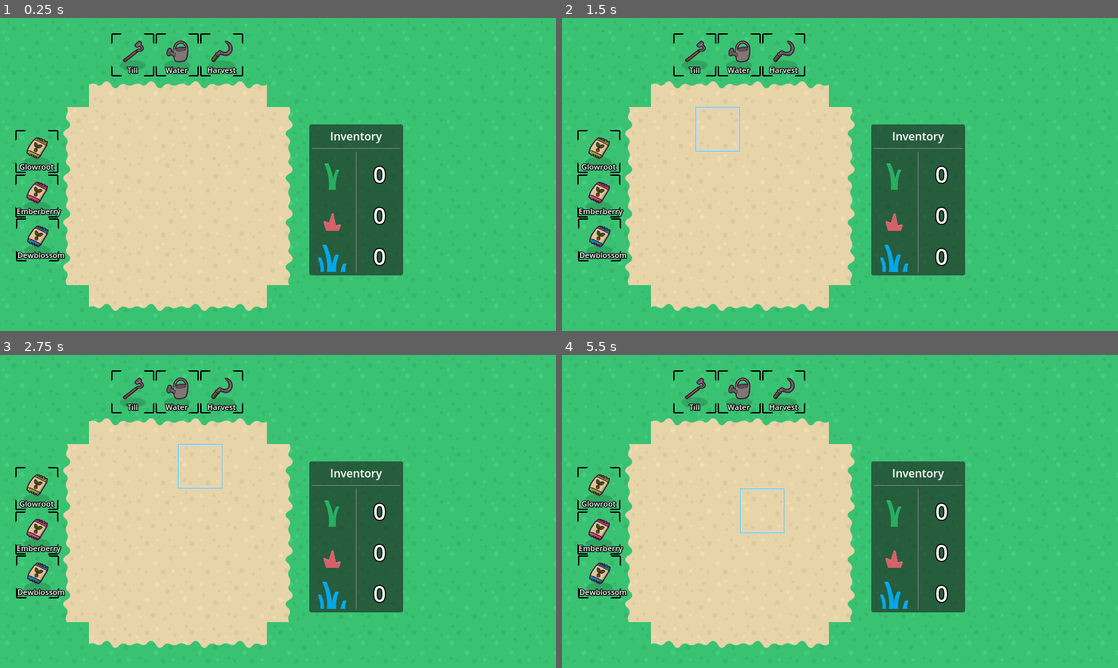
Above: before the commit, frames 1-4 (two rows, left to right).
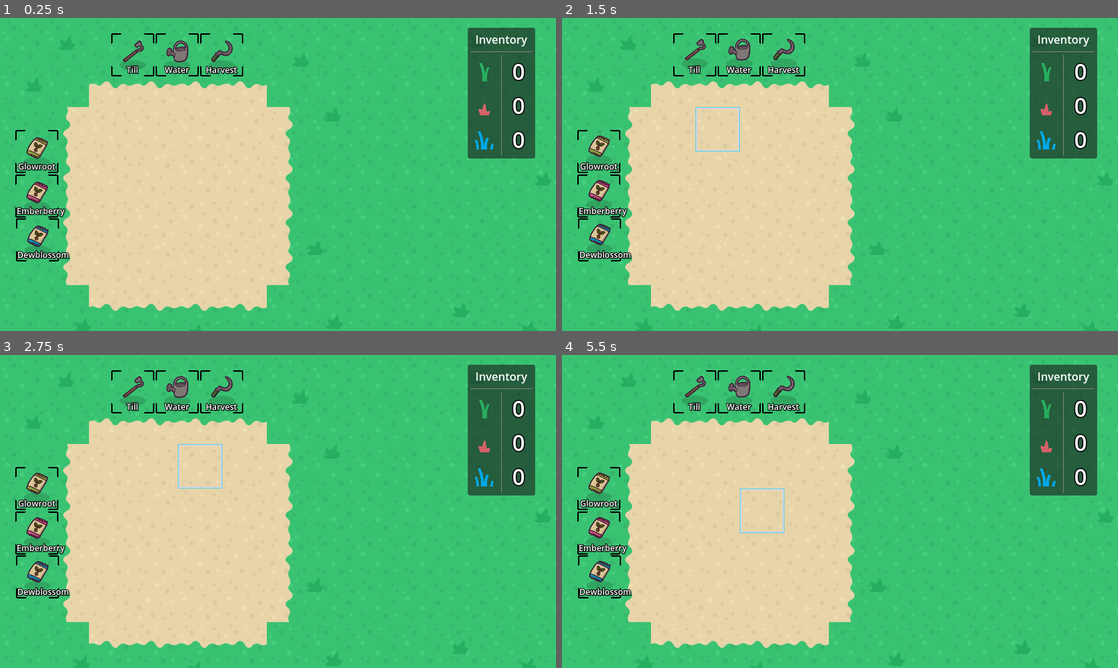
Above: after the commit, the same moments.

Repository: KurzweilTV/godotwild79
Game: Godot game, scene res://gameboard/Main.tscn
The game is run twice, just before and just after one commit, with the same random seed, the same clock (stepped at 60 frames per second) and the same inputs.
Inputs (mouse positions are in pixels of both pictures, inside the frame that each line leads up to):
- Up to frame 1 (0.25 s): no input
- Up to frame 2 (1.5 s): move the mouse to (673, 130) at 0.52 s; click (673, 130) at 0.67 s; move the mouse to (717, 130) at 1.27 s; click (717, 130) at 1.42 s
- Up to frame 3 (2.75 s): tap Enter at 2 s; move the mouse to (200, 467) at 2.02 s; click (200, 467) at 2.17 s
- Up to frame 4 (5.5 s): move the mouse to (806, 467) at 2.77 s; click (806, 467) at 2.92 s; move the mouse to (673, 511) at 3.52 s; click (673, 511) at 3.67 s; tap Space at 4.25 s; move the mouse to (717, 511) at 4.27 s; click (717, 511) at 4.42 s; move the mouse to (762, 511) at 5.02 s; click (762, 511) at 5.17 s

The runs differ from the first frame. In frame 1, 14% of the frame differs, in the area x 3-97%, y 3-98%; in frame 2, 15%; in frame 3, 15%; in frame 4, 15%.

Commit message:
adds lot of juice

Diff:
--- a/gameboard/Main.tscn
+++ b/gameboard/Main.tscn
@@ -25,7 +25,9 @@
 [ext_resource type="Texture2D" uid="uid://dr0nm5gp15c2o" path="res://crops/art/grass1.png" id="21_7624x"]
 [ext_resource type="LabelSettings" uid="uid://k7ywr16t344m" path="res://ui/inv_label_settings.tres" id="21_t4dus"]
 [ext_resource type="Texture2D" uid="uid://ctnhxkpc5idmk" path="res://crops/art/grass4.png" id="22_46mt3"]
+[ext_resource type="Texture2D" uid="uid://c7kwm2uiu0otl" path="res://crops/art/sparkle_particlepng.png" id="23_fnfwq"]
 [ext_resource type="AudioStream" uid="uid://duaidpw3p8e67" path="res://audio/music/FarmersMarket.mp3" id="26_nu03s"]
+[ext_resource type="PackedScene" uid="uid://d38jq6ycjg8fp" path="res://gameboard/decoration/grass_deco.tscn" id="27_nu03s"]
 
 [sub_resource type="TileSetAtlasSource" id="TileSetAtlasSource_jcyhx"]
 texture = ExtResource("1_2rh0h")
@@ -78,6 +80,28 @@
 sources/6 = SubResource("TileSetAtlasSource_j3nv7")
 sources/7 = SubResource("TileSetAtlasSource_7624x")
 
+[sub_resource type="Gradient" id="Gradient_jgy31"]
+offsets = PackedFloat32Array(0.0170455, 0.142045, 0.301136, 0.448864, 0.590909, 0.710227, 0.806818, 0.892045, 1)
+colors = PackedColorArray(1, 1, 1, 1, 1, 1, 0, 1, 1, 1, 1, 1, 1, 1, 0, 1, 1, 1, 1, 1, 1, 1, 0, 1, 1, 1, 1, 1, 1, 1, 0, 1, 1, 1, 1, 1)
+
+[sub_resource type="GradientTexture1D" id="GradientTexture1D_keahd"]
+gradient = SubResource("Gradient_jgy31")
+
+[sub_resource type="ParticleProcessMaterial" id="ParticleProcessMaterial_nu03s"]
+particle_flag_disable_z = true
+emission_shape_scale = Vector3(48, 48, 1)
+emission_shape = 3
+emission_box_extents = Vector3(1, 1, 1)
+angle_min = -126.0
+angle_max = 24.0
+direction = Vector3(1, -5, 0)
+initial_velocity_min = 75.0
+initial_velocity_max = 283.34
+gravity = Vector3(0, 500, 0)
+scale_min = 0.3
+scale_max = 0.6
+color_ramp = SubResource("GradientTexture1D_keahd")
+
 [node name="Main" type="Node2D"]
 texture_filter = 2
 script = ExtResource("1_0titf")
@@ -85,6 +109,56 @@
 [node name="Gameboard" type="TileMapLayer" parent="."]
 tile_map_data = PackedByteArray("AAAAAAAAAAAAAAAAAAABAAAAAAAAAAAAAAACAAAAAAAAAAAAAAADAAAAAAAAAAAAAAAEAAAAAAAAAAAAAAAFAA …(1584 unchanged characters)…
 tile_set = SubResource("TileSet_iclgn")
+
+[node name="Decoration" type="Node2D" parent="."]
+
+[node name="GrassDeco" parent="Decoration" instance=ExtResource("27_nu03s")]
+position = Vector2(478, 448)
+
+[node name="GrassDeco2" parent="Decoration" instance=ExtResource("27_nu03s")]
+position = Vector2(758, 457)
+
+[node name="GrassDeco3" parent="Decoration" instance=ExtResource("27_nu03s")]
+position = Vector2(48, 481)
+
+[node name="GrassDeco4" parent="Decoration" instance=ExtResource("27_nu03s")]
+position = Vector2(430, 71)
+
+[node name="GrassDeco5" parent="Decoration" instance=ExtResource("27_nu03s")]
+position = Vector2(684, 43)
+
+[node name="GrassDeco6" parent="Decoration" instance=ExtResource("27_nu03s")]
+position = Vector2(779, 242)
+
+[node name="GrassDeco7" parent="Decoration" instance=ExtResource("27_nu03s")]
+position = Vector2(451, 342)
+
+[node name="GrassDeco8" parent="Decoration" instance=ExtResource("27_nu03s")]
+position = Vector2(476, 150)
+
+[node name="GrassDeco9" parent="Decoration" instance=ExtResource("27_nu03s")]
+position = Vector2(345, 480)
+
+[node name="GrassDeco10" parent="Decoration" instance=ExtResource("27_nu03s")]
+position = Vector2(193, 472)
+
+[node name="GrassDeco11" parent="Decoration" instance=ExtResource("27_nu03s")]
+position = Vector2(46, 107)
+
+[node name="GrassDeco12" parent="Decoration" instance=ExtResource("27_nu03s")]
+position = Vector2(93, 47)
+
+[node name="GrassDeco13" parent="Decoration" instance=ExtResource("27_nu03s")]
+position = Vector2(116, 453)
+
+[node name="GrassDeco14" parent="Decoration" instance=ExtResource("27_nu03s")]
+position = Vector2(279, 462)
+
+[node name="GrassDeco15" parent="Decoration" instance=ExtResource("27_nu03s")]
+position = Vector2(583, 485)
+
+[node name="GrassDeco16" parent="Decoration" instance=ExtResource("27_nu03s")]
+position = Vector2(660, 431)
 
 [node name="Plots" type="Node2D" parent="."]
 
@@ -183,10 +257,15 @@
 [node name="GameUI" type="CanvasLayer" parent="."]
 
 [node name="InventoryUI" type="PanelContainer" parent="GameUI"]
-offset_left = 445.0
-offset_top = 153.0
-offset_right = 580.0
-offset_bottom = 370.0
+anchors_preset = 1
+anchor_left = 1.0
+anchor_right = 1.0
+offset_left = -127.0
+offset_top = 14.0
+offset_right = -30.0
+offset_bottom = 202.0
+grow_horizontal = 0
+pivot_offset = Vector2(50, 95)
 script = ExtResource("20_46mt3")
 
 [node name="MarginContainer" type="MarginContainer" parent="GameUI/InventoryUI"]
@@ -199,11 +278,23 @@
 [node name="VBoxContainer" type="VBoxContainer" parent="GameUI/InventoryUI/MarginContainer"]
 layout_mode = 2
 
-[node name="Label" type="Label" parent="GameUI/InventoryUI/MarginContainer/VBoxContainer"]
+[node name="Title" type="Label" parent="GameUI/InventoryUI/MarginContainer/VBoxContainer"]
 layout_mode = 2
 text = "Inventory"
 horizontal_alignment = 1
 vertical_alignment = 2
+
+[node name="InventoryParticle" type="GPUParticles2D" parent="GameUI/InventoryUI/MarginContainer/VBoxContainer/Title"]
+position = Vector2(43, 33)
+emitting = false
+amount = 20
+texture = ExtResource("23_fnfwq")
+lifetime = 2.0
+one_shot = true
+explosiveness = 1.0
+randomness = 0.8
+trail_lifetime = 0.1
+process_material = SubResource("ParticleProcessMaterial_nu03s")
 
 [node name="HSeparator" type="HSeparator" parent="GameUI/InventoryUI/MarginContainer/VBoxContainer"]
 layout_mode = 2
--- /dev/null
+++ b/gameboard/decoration/grass_deco.tscn
@@ -0,0 +1,19 @@
+[gd_scene load_steps=4 format=3 uid="uid://d38jq6ycjg8fp"]
+
+[ext_resource type="Shader" uid="uid://dtavsjmdmlx7g" path="res://gameboard/scenes/shaders/WindSway.gdshader" id="1_5oy6l"]
+[ext_resource type="Texture2D" uid="uid://b6vyavt07fmpf" path="res://crops/art/grass2.png" id="1_ddbby"]
+
+[sub_resource type="ShaderMaterial" id="ShaderMaterial_2daku"]
+shader = ExtResource("1_5oy6l")
+shader_parameter/sway_strength = 5.0
+shader_parameter/sway_speed = 3.475
+shader_parameter/sway_frequency = 5.0
+shader_parameter/height_falloff = 0.865
+
+[node name="GrassDeco" type="Node2D"]
+
+[node name="Sprite2D" type="Sprite2D" parent="."]
+material = SubResource("ShaderMaterial_2daku")
+position = Vector2(2, -20)
+scale = Vector2(0.3, 0.3)
+texture = ExtResource("1_ddbby")
--- a/gameboard/scenes/GrowPlot.tscn
+++ b/gameboard/scenes/GrowPlot.tscn
@@ -220,7 +220,7 @@
 
 [node name="NoWater" type="Sprite2D" parent="."]
 visible = false
-z_index = 3
+z_index = 4
 position = Vector2(16, -22)
 scale = Vector2(0.3, 0.3)
 texture = ExtResource("6_lnyr6")
--- a/gameboard/scenes/ToolPlot.tscn
+++ b/gameboard/scenes/ToolPlot.tscn
@@ -6,11 +6,49 @@
 [ext_resource type="Texture2D" uid="uid://bg3p6kl3j40nm" path="res://gameboard/art/highlight.png" id="2_jbbna"]
 [ext_resource type="Texture2D" uid="uid://c0bvbpbwk0nx8" path="res://tools/art/shadow.png" id="3_dam0o"]
 
+[sub_resource type="Animation" id="Animation_dam0o"]
+resource_name = "bounce"
+length = 4.0
+loop_mode = 1
+tracks/0/type = "value"
+tracks/0/imported = false
+tracks/0/enabled = true
+tracks/0/path = NodePath(".:position")
+tracks/0/interp = 1
+tracks/0/loop_wrap = true
+tracks/0/keys = {
+"times": PackedFloat32Array(0, 2.01, 4),
+"transitions": PackedFloat32Array(-2, -2, -2),
+"update": 0,
+"values": [Vector2(0, -5), Vector2(0, -8), Vector2(0, -5)]
+}
+
+[sub_resource type="Animation" id="Animation_tf73q"]
+length = 0.001
+tracks/0/type = "value"
+tracks/0/imported = false
+tracks/0/enabled = true
+tracks/0/path = NodePath(".:position")
+tracks/0/interp = 1
+tracks/0/loop_wrap = true
+tracks/0/keys = {
+"times": PackedFloat32Array(0),
+"transitions": PackedFloat32Array(1),
+"update": 0,
+"values": [Vector2(0, -5)]
+}
+
+[sub_resource type="AnimationLibrary" id="AnimationLibrary_32v5x"]
+_data = {
+&"RESET": SubResource("Animation_tf73q"),
+&"bounce": SubResource("Animation_dam0o")
+}
+
 [sub_resource type="RectangleShape2D" id="RectangleShape2D_nsnlj"]
 size = Vector2(58, 58)
 
 [sub_resource type="LabelSettings" id="LabelSettings_i0gku"]
-font_size = 11
+font_size = 12
 outline_size = 4
 outline_color = Color(0, 0, 0, 1)
 shadow_size = 4
@@ -35,8 +73,14 @@
 self_modulate = Color(1, 1, 1, 0.313726)
 z_index = 1
 z_as_relative = false
-position = Vector2(0, 13.3333)
+position = Vector2(0, 13.3873)
 texture = ExtResource("3_dam0o")
+
+[node name="AnimationPlayer" type="AnimationPlayer" parent="ToolIcon"]
+libraries = {
+&"": SubResource("AnimationLibrary_32v5x")
+}
+autoplay = "bounce"
 
 [node name="Highlight" type="Sprite2D" parent="."]
 visible = false
@@ -49,7 +93,6 @@
 shape = SubResource("RectangleShape2D_nsnlj")
 
 [node name="ToolLabel" type="Label" parent="."]
-texture_filter = 1
 offset_left = -29.0
 offset_top = 13.0
 offset_right = 29.0
--- a/gameboard/scenes/scripts/grow_plot.gd
+++ b/gameboard/scenes/scripts/grow_plot.gd
@@ -64,9 +64,16 @@
 	if not ready_to_harvest or not planted_crop:
 		return  # Stop if there's nothing to harvest
 
-	Inventory.add_item(planted_crop.crop_name, planted_crop.harvest_yield)
 	%HarvestSound.pitch_scale = randf_range(0.8, 1.0)
 	%HarvestSound.play()
+
+	var harvest_name := planted_crop.crop_name
+	var harvest_amt := planted_crop.harvest_yield
+	var crop_anim = AnimateCrop.new(self.global_position, Inventory.ui_location, planted_crop)
+	get_tree().current_scene.add_child(crop_anim)
+
+	crop_anim.anim_complete.connect(func():
+		Inventory.add_item(harvest_name, harvest_amt))
 
 	leaf_particles.emitting = true
 	if not ready_to_harvest:
@@ -89,6 +96,7 @@
 
 func _plant_crop(crop : Crop):
 	if ready_to_plant and is_tilled and crop:
+		till_particles.emitting = true
 		ready_to_plant = false
 		crop_planted = true
 		planted_crop = crop
@@ -126,6 +134,10 @@
 	if not ready_to_harvest and harvest_particles.emitting:
 		harvest_particles.emitting = false
 		harvest_particles.hide()
+
+func animate_crop_ui(start_position: Vector2):
+	var moving_icon = AnimateCrop.new(start_position, Inventory.ui_location, planted_crop)
+	get_parent().add_child(moving_icon)
 
 #region ToolUsage
 func till_ground():
--- a/globals/inventory.gd
+++ b/globals/inventory.gd
@@ -1,10 +1,14 @@
 extends Node
 
+signal item_added
+
+@export var ui_location: Vector2
 @export var contents: Dictionary = {}
 
 func add_item(item: String, count: int = 1):
 	contents[item] = contents.get(item, 0) + count
 	MessageBus.update_ui.emit()
+	Inventory.item_added.emit()
 
 func remove_item(item: String, count: int = 1):
 	if contents.has(item):
--- a/project.godot
+++ b/project.godot
@@ -14,6 +14,7 @@
 config/tags=PackedStringArray("gamejam")
 run/main_scene="uid://bjahju06fp1ei"
 config/features=PackedStringArray("4.4", "Forward Plus")
+boot_splash/show_image=false
 config/icon="res://icon.svg"
 
 [autoload]
@@ -27,6 +28,7 @@
 
 window/size/viewport_width=1600
 window/size/viewport_height=900
+window/size/mode=3
 window/stretch/mode="canvas_items"
 window/stretch/scale=2.0
 mouse_cursor/custom_image="uid://d05rlc7f7b14n"
--- /dev/null
+++ b/ui/crop_mover/crop_mover.gd
@@ -0,0 +1,38 @@
+class_name AnimateCrop
+extends Node2D
+
+signal anim_complete
+
+const GLOWROOT = preload("res://crops/resources/glowroot.tres") as Crop
+const EMBERBERRY = preload("res://crops/resources/emberberry.tres") as Crop
+const DEWBLOSSOM = preload("res://crops/resources/dewblossom.tres") as Crop
+
+var start_position : Vector2
+var end_position : Vector2
+var crop_texture: Texture2D
+
+func _init(start_loc: Vector2, end_loc: Vector2, crop_type: Crop) -> void:
+	start_position = start_loc
+	end_position = end_loc
+
+	if crop_type.sprite:
+		crop_texture = crop_type.sprite
+
+func _ready() -> void:
+	global_position = start_position
+
+	var sprite = Sprite2D.new()
+	sprite.texture = crop_texture
+	sprite.centered = true
+	add_child(sprite)
+
+	var tween = create_tween()
+	tween.tween_property(self, "global_position", end_position, 1.5).set_trans(Tween.TRANS_CUBIC).set_ease(Tween.EASE_IN)
+	tween.parallel().tween_property(self, "scale", Vector2(0.2,0.2), 1.5)
+	tween.parallel().tween_property(sprite, "modulate:a", 0.0, 0.2).set_delay(1.2)
+
+	tween.finished.connect(_on_anim_finished)
+
+func _on_anim_finished():
+	anim_complete.emit()
+	queue_free()
--- a/ui/scripts/inventory_ui.gd
+++ b/ui/scripts/inventory_ui.gd
@@ -1,11 +1,24 @@
 extends PanelContainer
 
+
+@onready var inventory_particle: GPUParticles2D = $MarginContainer/VBoxContainer/Title/InventoryParticle
 @onready var green_count: Label = %GreenCount
 @onready var red_count: Label = %RedCount
 @onready var blue_count: Label = %BlueCount
 
 func _ready() -> void:
 	MessageBus.update_ui.connect(_update_ui)
+	Inventory.ui_location = global_position
+	Inventory.item_added.connect(animate_ui)
+
+func animate_ui() -> void:
+	var new_particles = inventory_particle.duplicate()  # Duplicate the existing particles
+	get_tree().current_scene.add_child(new_particles)  # Add to the scene
+	new_particles.global_position = inventory_particle.global_position  # Set the same position
+	new_particles.emitting = true  # Start emitting
+	await get_tree().create_timer(new_particles.lifetime).timeout
+	new_particles.queue_free()
+
 
 func _update_ui() -> void:
 	green_count.text = str(Inventory.contents.get("Glowroot", 0))
Not shown: 1 places in gameboard/Main.tscn that only renumber resources
Not shown: 1 places in gameboard/scenes/ToolPlot.tscn that only renumber resources
Not shown, added: ui/crop_mover/crop_mover.gd.uid
